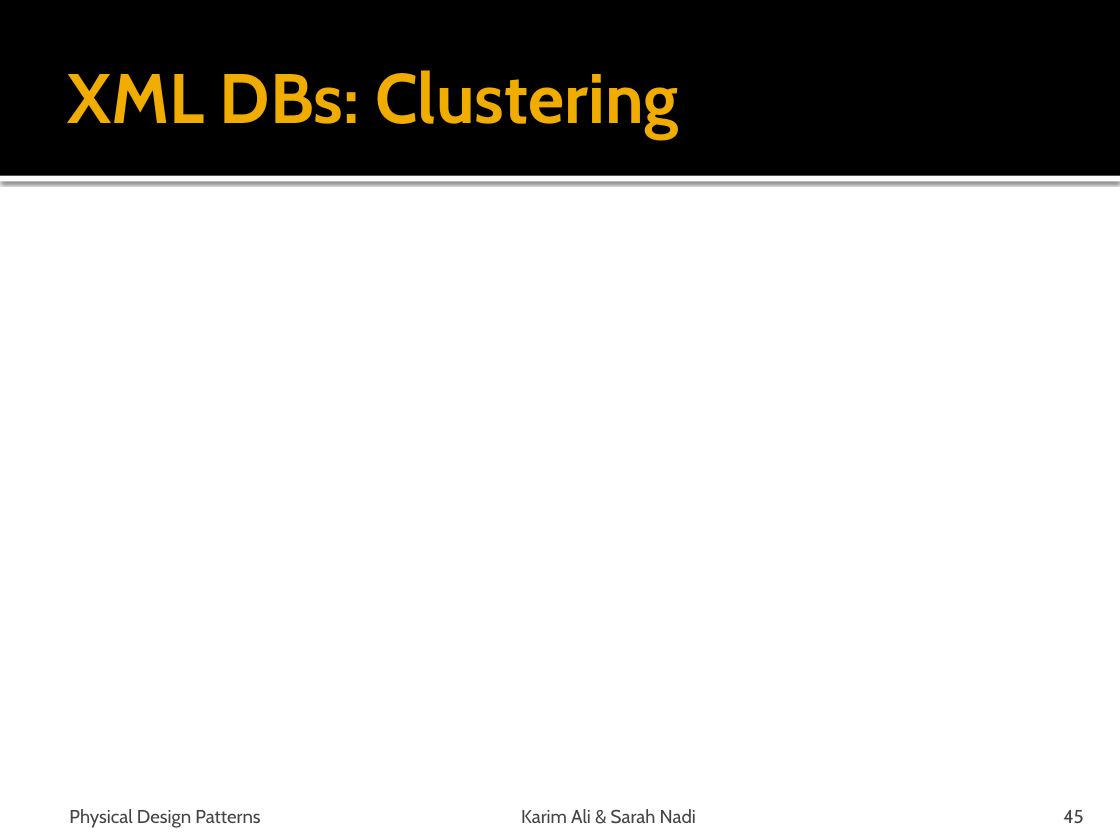
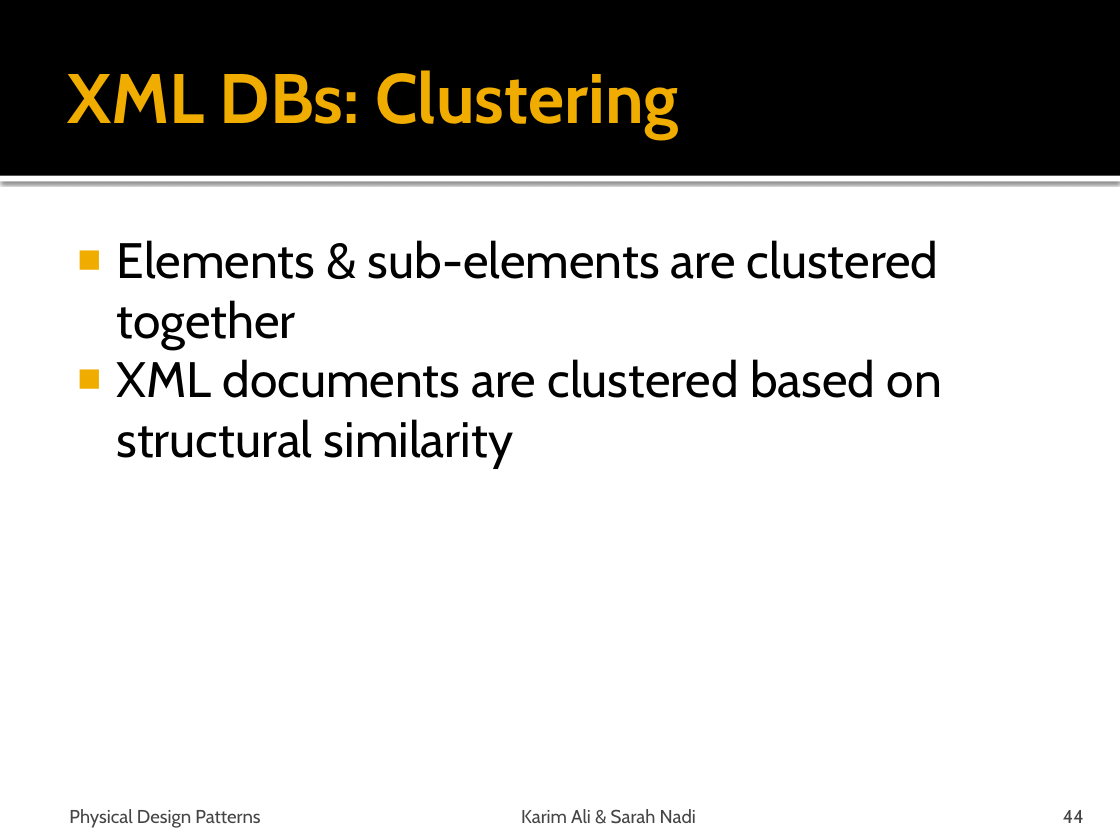
Before and after one commit to snadi/cs848-db, a slide deck: slide 44 of cs848-db/PhysDesignPres.pptx (slide 45 before the commit). Drawn at 1120x840 pixels with LibreOffice and Linux fonts; fonts in the diff are those of the drawing. Boxes give left, top, right and bottom in pixels: in the first picture for what was removed or moved away, otherwise in the second. Text is boxed around its words. In the diff, an @@ line names an element or a change of style, - is before the commit and + after.

```diff
--- a/cs848-db/PhysDesignPres.pptx
+++ b/cs848-db/PhysDesignPres.pptx
@@ text added at [116,240,942,468], 32 pt, text #000000 @@
+■ Elements & sub-elements are clustered together
+■ XML documents are clustered based on structural similarity
@@ page number at [1063,810,1084,823]: text changed @@
-45
+44
```
Also in this commit, not shown: 9 other slides changed, 2 slides removed, 3 other files.
